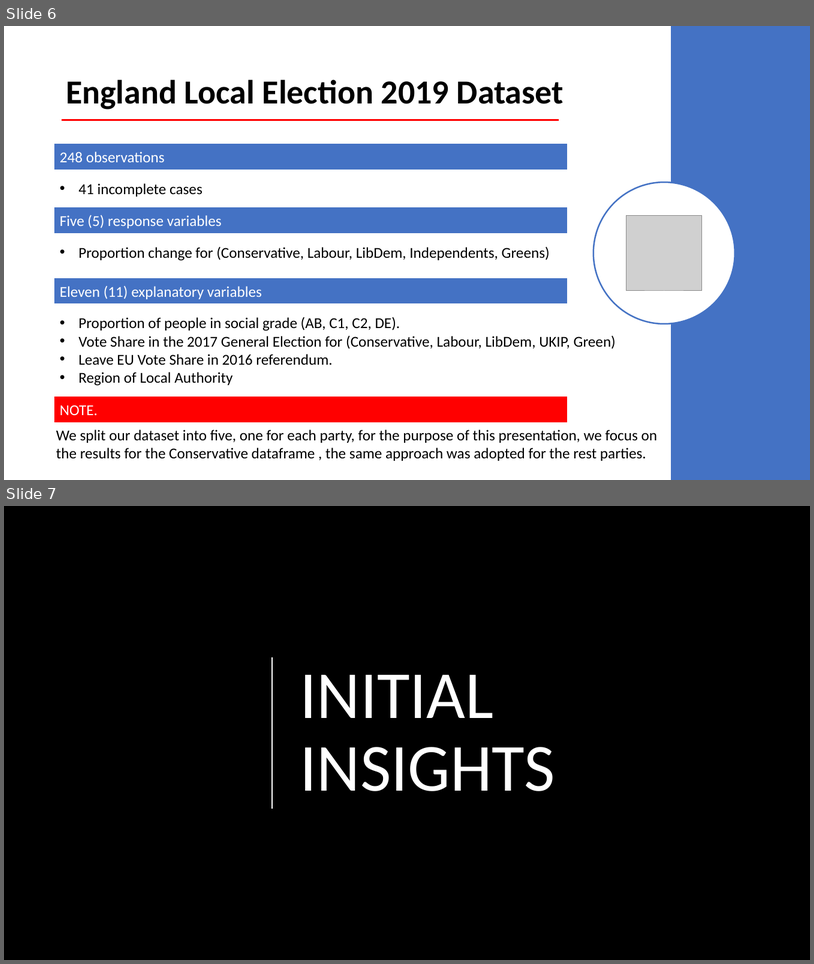
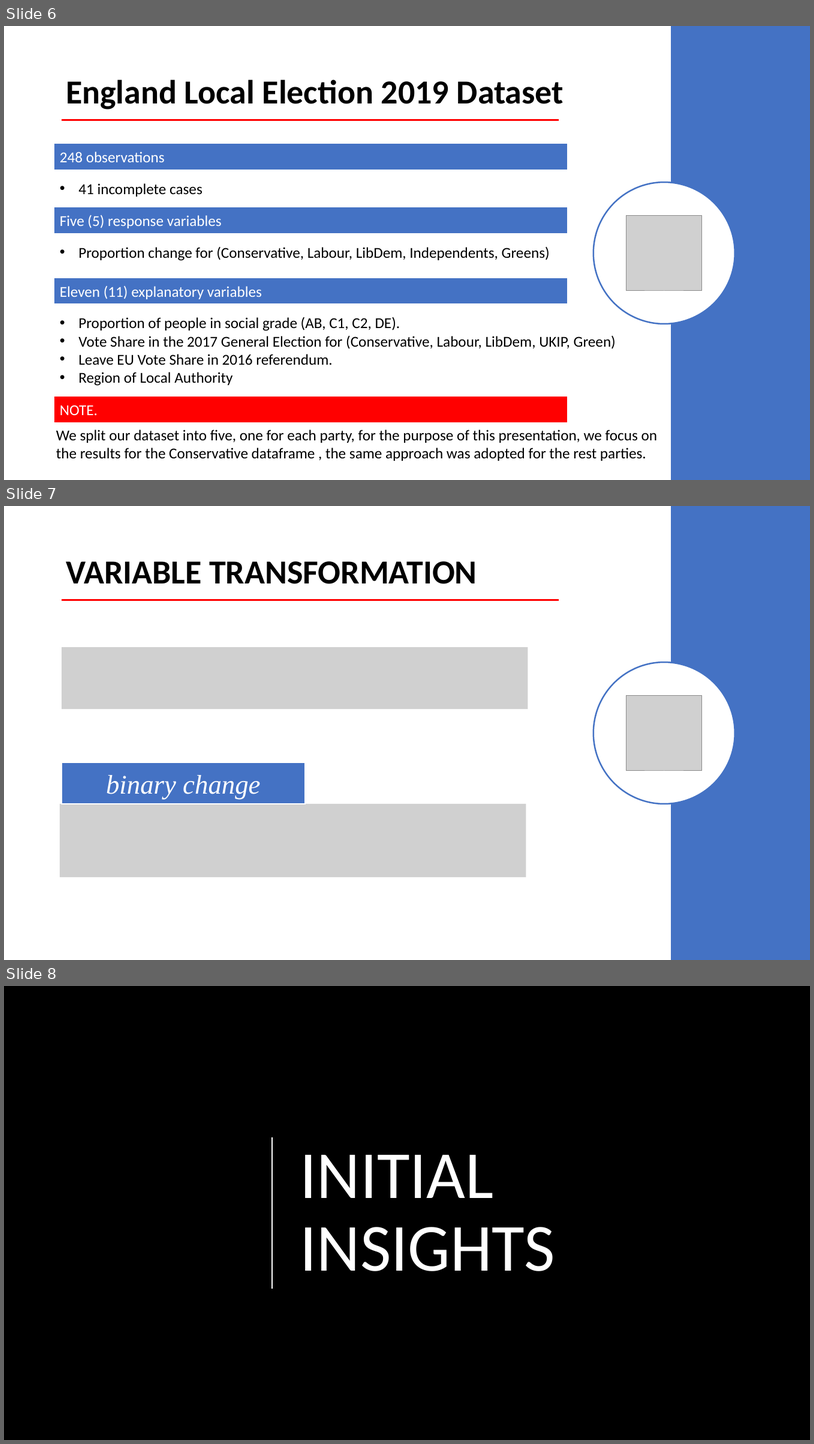
Before and after one commit to oyelekeolaoye/local_england_elections, a slide deck: VIVA SKETCH.pptx. Shown one above the other, each under a label of ours: slides 6 and 7 before the commit, slides 6, 7 and 8 after it. The pictures are 814x964 and 814x1444 pixels, drawn with LibreOffice and Linux fonts; fonts in the diff are those of the drawing; grey boxes stand for pictures; background and template pictures are left out; a plain dark background stands for a picture behind light text. Boxes give left, top, right and bottom in pixels: in the first picture for what was removed or moved away, otherwise in the second. Text is boxed around its words. In the diff, an @@ line names an element or a change of style, - is before the commit and + after.

```diff
--- a/VIVA SKETCH.pptx
+++ b/VIVA SKETCH.pptx
@@ slide 7 added at [4,506,810,960], background #FFFFFF @@
@@ rectangle added at [671,506,810,960], fill #4472C4 @@
@@ title added at [66,561,477,584], 40 pt, text #000000, bold @@
+VARIABLE TRANSFORMATION
@@ line added from (62, 600) to (560, 600), #FF0000 2.25 pt @@
@@ picture added at [62,647,528,709] @@
@@ ellipse added at [594,662,735,804], fill #FFFFFF, outline #4472C4 1.75 pt @@
@@ picture added at [627,696,703,771] @@
@@ rectangle added at [62,762,305,804], fill #4472C4, outline #FFFFFF 1 pt, 32 pt, text #FFFFFF, italic @@
+binary change
@@ picture added at [60,804,526,877] @@
@@ what was slide 7 is now slide 8 @@
```
Also in this commit, not shown: 6 slides changed, 1 other slide added, 1 other file.
